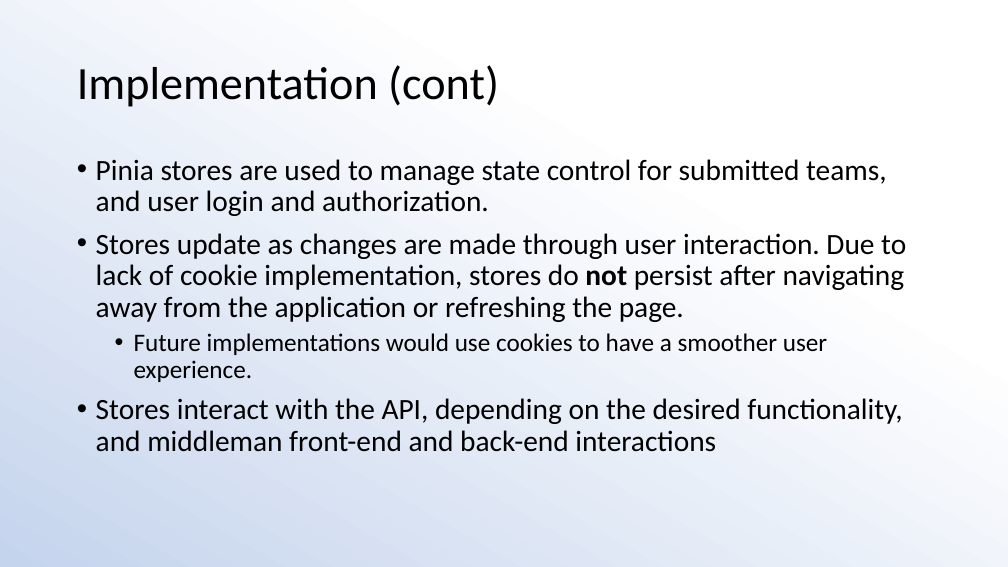
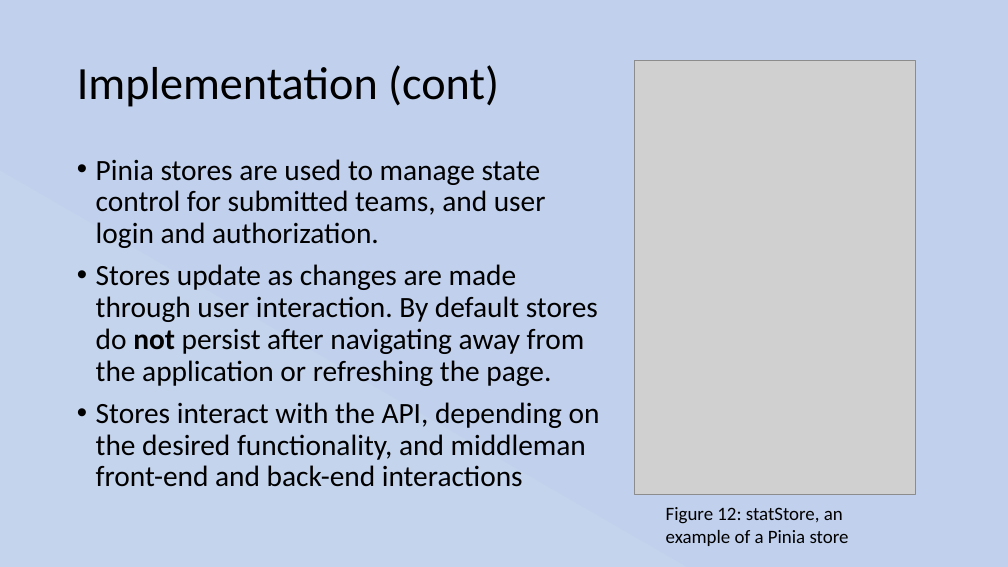
Before and after one commit to Stu-Gotz/pgmp, a slide deck: slide 15 of Presentation.pptx (slide 16 before the commit). Drawn at 1008x567 pixels with LibreOffice and Linux fonts; fonts in the diff are those of the drawing; grey boxes stand for pictures. Boxes give left, top, right and bottom in pixels: in the first picture for what was removed or moved away, otherwise in the second. Text is boxed around its words. In the diff, an @@ line names an element or a change of style, - is before the commit and + after.

```diff
--- a/Presentation.pptx
+++ b/Presentation.pptx
@@ background gradient #FFFFFF to #C5D4ED to #CFDBF0 to #ABC0E4 to #C7D5ED to gradient #C1D0EC to #C5D4ED to #CFDBF0 to #ABC0E4 to #C7D5ED @@
@@ picture added at <box>634,60,916,495</box> @@
@@ text at <box>96,264,598,386</box>: text changed @@
-• Stores update as changes are made through user interaction. Due to lack of cookie implementation, stores do not persist after navigating away from the application or refreshing the page.
-  • Future implementations would use cookies to have a smoother user experience.
+• Stores update as changes are made through user interaction. By default stores do not persist after navigating away from the application or refreshing the page.
@@ text added at <box>666,507,849,546</box>, 18 pt, text #000000 @@
+Figure 12: statStore, an example of a Pinia store
```
Also in this commit, not shown: 17 other slides changed, 1 slide added, 1 slide removed, 1 other file.
